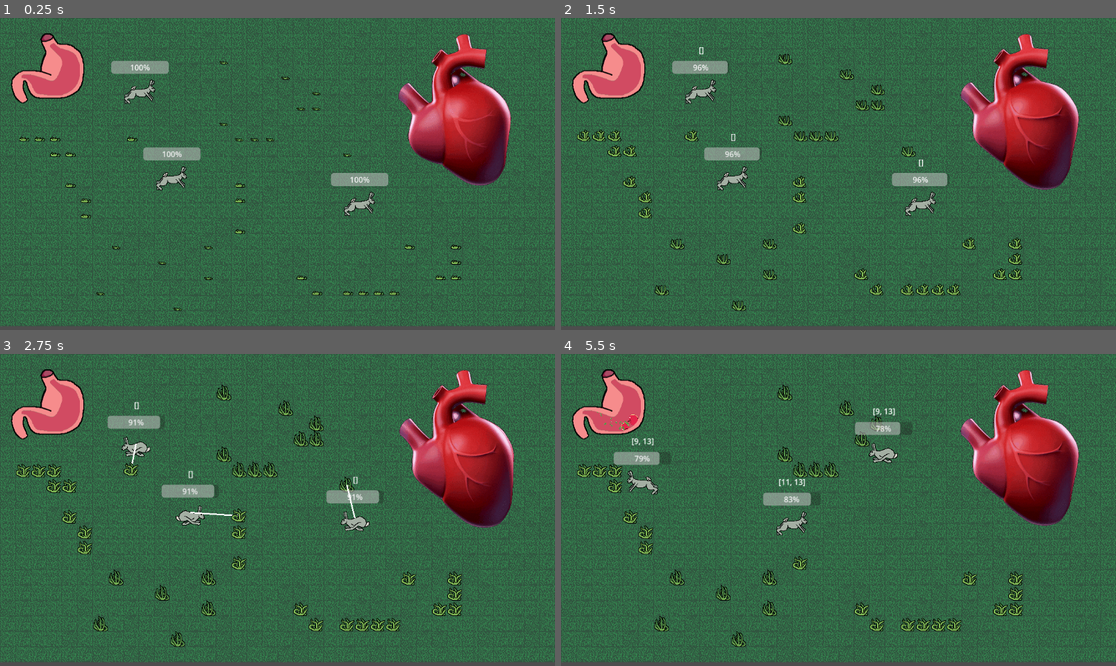
Above: before the commit, frames 1-4 (two rows, left to right).
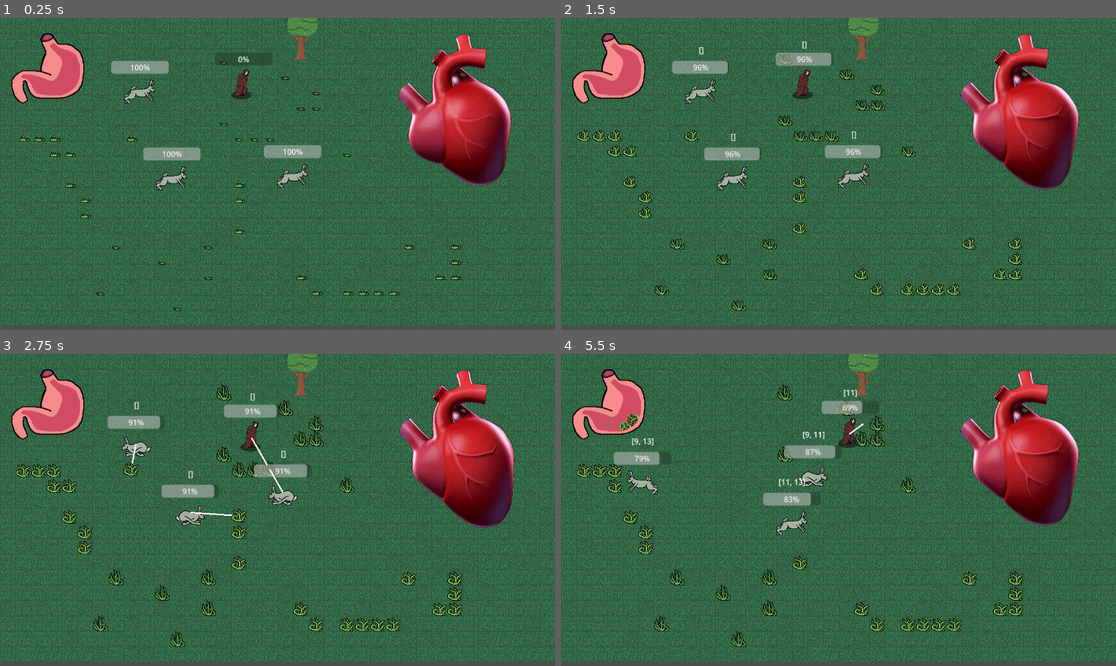
Above: after the commit, the same moments.

Repository: rundoom/Upraiser
Game: Godot game, scene res://creature/grass_test.tscn
The game is run twice, just before and just after one commit, with the same random seed, the same clock (stepped at 60 frames per second) and the same inputs. This scene is started directly instead of the project's main scene.
Inputs (mouse positions are in pixels of both pictures, inside the frame that each line leads up to):
- Up to frame 1 (0.25 s): no input
- Up to frame 2 (1.5 s): move the mouse to (733, 174) at 0.52 s; press the mouse at (733, 174) at 0.53 s; move the mouse to (921, 202) at 1.27 s; release the mouse at (921, 202) at 1.28 s; click (921, 202) at 1.35 s
- Up to frame 3 (2.75 s): move the mouse to (138, 425) at 2.02 s; press the mouse at (138, 425) at 2.03 s
- Up to frame 4 (5.5 s): move the mouse to (810, 572) at 2.77 s; release the mouse at (810, 572) at 2.78 s; click (810, 572) at 2.85 s; move the mouse to (1005, 556) at 3.52 s; press the mouse at (1005, 556) at 3.53 s; move the mouse to (672, 463) at 4.27 s; release the mouse at (672, 463) at 4.28 s; click (672, 463) at 4.35 s; move the mouse to (866, 510) at 5.02 s; press the mouse at (866, 510) at 5.03 s

The runs differ from the first frame. In frame 1, 1.9% of the frame differs, in the area x 38-70%, y 0-64%; in frame 2, 2.2%; in frame 3, 2.3%; in frame 4, 2.6%, in the area x 10-64%, y 0-45%.

Commit message:
Grass in stomach

Diff:
--- a/creature/grass_test.tscn
+++ b/creature/grass_test.tscn
@@ -1,16 +1,23 @@
-[gd_scene load_steps=3 format=3 uid="uid://b7a2rli5dy3lt"]
+[gd_scene load_steps=4 format=3 uid="uid://b7a2rli5dy3lt"]
 
 [ext_resource type="PackedScene" uid="uid://ddioxuyjm5vbt" path="res://world/world.tscn" id="1_mtl36"]
+[ext_resource type="PackedScene" uid="uid://qwv6cnpiias4" path="res://creature/npc/alfred.tscn" id="2_byhti"]
 [ext_resource type="PackedScene" uid="uid://8jif2hfscjrg" path="res://creature/rabbit.tscn" id="3_nh7pq"]
 
 [node name="WorldBase" instance=ExtResource("1_mtl36")]
+layer_1/tile_data = PackedInt32Array(131091, 3, 131072)
 layer_2/tile_data = PackedInt32Array(720901, 196612, 1, 917511, 196612, 0, 1048589, 196612, 0, 1114118, 196612, 0, 1179 …(669 unchanged characters)…
 
 [node name="Rabbit" parent="." index="3" instance=ExtResource("3_nh7pq")]
 position = Vector2(356.283, 326.896)
 
 [node name="Rabbit2" parent="." index="4" instance=ExtResource("3_nh7pq")]
-position = Vector2(746, 380)
+position = Vector2(607, 322)
 
 [node name="Rabbit3" parent="." index="5" instance=ExtResource("3_nh7pq")]
 position = Vector2(290, 147)
+
+[node name="Alfred" parent="." index="6" instance=ExtResource("2_byhti")]
+position = Vector2(503.205, 140.963)
+
+[connection signal="ready" from="Tree" to="Tree" method="toggle_obstacle" flags=18]
--- /dev/null
+++ b/food_for_stomach2.tscn
@@ -0,0 +1,58 @@
+[gd_scene load_steps=8 format=3 uid="uid://bg6sno0tx8d3k"]
+
+[ext_resource type="PackedScene" uid="uid://cinitjid5qfc7" path="res://general/food_for_stomach.tscn" id="1_puu7g"]
+[ext_resource type="Shader" path="res://general/dissolve.gdshader" id="2_qgjg8"]
+[ext_resource type="Texture2D" uid="uid://bjj08gefq1voq" path="res://general/RadialGradient.png" id="3_0ijri"]
+[ext_resource type="Texture2D" uid="uid://w3cikvg7x277" path="res://world/трава(готовая).png" id="4_meuf4"]
+
+[sub_resource type="CircleShape2D" id="CircleShape2D_l0wp8"]
+resource_local_to_scene = true
+radius = 12.0
+
+[sub_resource type="ShaderMaterial" id="ShaderMaterial_whvdf"]
+resource_local_to_scene = true
+shader = ExtResource("2_qgjg8")
+shader_parameter/dissolveState = 0.0
+shader_parameter/border = Color(0.756863, 0.996078, 0.301961, 1)
+shader_parameter/border_ticc = 0.05
+shader_parameter/noise = ExtResource("3_0ijri")
+
+[sub_resource type="ParticleProcessMaterial" id="ParticleProcessMaterial_goa6u"]
+resource_local_to_scene = true
+emission_shape = 2
+emission_sphere_radius = 12.0
+direction = Vector3(0, 0, 0)
+gravity = Vector3(0, -50, 0)
+scale_min = 0.03
+scale_max = 0.06
+color = Color(1, 1, 1, 0.556863)
+
+[node name="FoodForStomach" instance=ExtResource("1_puu7g")]
+
+[node name="CollisionShape2D" parent="." index="0"]
+shape = SubResource("CircleShape2D_l0wp8")
+
+[node name="SubViewportContainer" parent="." index="2"]
+material = SubResource("ShaderMaterial_whvdf")
+anchors_preset = 8
+anchor_left = 0.5
+anchor_top = 0.5
+anchor_right = 0.5
+anchor_bottom = 0.5
+offset_left = -15.0
+offset_top = -16.0
+offset_right = 15.0
+offset_bottom = 16.0
+grow_horizontal = 2
+grow_vertical = 2
+scale = Vector2(1, 1)
+
+[node name="SubViewport" parent="SubViewportContainer" index="0"]
+size = Vector2i(30, 32)
+
+[node name="Sprite2D" parent="SubViewportContainer/SubViewport" index="0"]
+texture = ExtResource("4_meuf4")
+region_rect = Rect2(2, 0, 30, 32)
+
+[node name="Bubbles" parent="." index="3"]
+process_material = SubResource("ParticleProcessMaterial_goa6u")
--- a/general/food_for_stomach.gd
+++ b/general/food_for_stomach.gd
@@ -3,11 +3,47 @@
 
 
 @onready var animation_player: AnimationPlayer = $AnimationPlayer
+@onready var sprite_2d: Sprite2D = $SubViewportContainer/SubViewport/Sprite2D
+
+
+@export_group("image")
+@export var food_image: Texture2D:
+	set(val):
+		food_image = val
+		sprite_2d.texture = food_image
+
+@export var viewport_scale: Vector2:
+	set(val):
+		viewport_scale = val
+		$SubViewportContainer.scale = viewport_scale
+
+@export var food_image_region: Rect2:
+	set(val):
+		food_image_region = val
+		sprite_2d.region_rect = food_image_region
+
+
+@export var food_image_size: Vector2:
+	set(val):
+		food_image_size = val
+		$SubViewportContainer.size = val
+
+@export var food_image_position: Vector2:
+	set(val):
+		food_image_position = val
+		$SubViewportContainer.position = val
+
+@export_group("", "")
 
 @onready var bubbles := $Bubbles
 @onready var food_represented: Food:
 	set(val):
 		food_represented = val
+		food_image = val.image_sprite
+		viewport_scale = val.image_region_scale
+		food_image_region = val.image_region_rect
+		food_image_size = val.image_size
+		food_image_position = (-val.image_size / 2) * val.image_region_scale
 		val.volume_changed.connect(volume_changed)
 		volume_changed(val.volume, val.MAX_VOLUME)
 
--- a/general/food_for_stomach.tscn
+++ b/general/food_for_stomach.tscn
@@ -4,7 +4,7 @@
 [ext_resource type="Shader" path="res://general/dissolve.gdshader" id="1_rjp4b"]
 [ext_resource type="Texture2D" uid="uid://bjj08gefq1voq" path="res://general/RadialGradient.png" id="2_ers48"]
 [ext_resource type="Texture2D" uid="uid://ce5qdsrdt1612" path="res://general/bub.png" id="4_7ila8"]
-[ext_resource type="Texture2D" uid="uid://bxtq4rqca4yhp" path="res://out/apple4.png" id="4_ov5cw"]
+[ext_resource type="Texture2D" uid="uid://bxtq4rqca4yhp" path="res://loot/apple4big.png" id="4_aguyt"]
 
 [sub_resource type="CircleShape2D" id="CircleShape2D_4ajad"]
 resource_local_to_scene = true
@@ -167,11 +167,19 @@
 
 [node name="SubViewportContainer" type="SubViewportContainer" parent="."]
 material = SubResource("ShaderMaterial_wj5tq")
+anchors_preset = 8
+anchor_left = 0.5
+anchor_top = 0.5
+anchor_right = 0.5
+anchor_bottom = 0.5
 offset_left = -11.4
 offset_top = -11.8
 offset_right = 102.6
 offset_bottom = 106.2
+grow_horizontal = 2
+grow_vertical = 2
 scale = Vector2(0.2, 0.2)
+stretch = true
 
 [node name="SubViewport" type="SubViewport" parent="SubViewportContainer"]
 disable_3d = true
@@ -181,9 +189,10 @@
 render_target_update_mode = 4
 
 [node name="Sprite2D" type="Sprite2D" parent="SubViewportContainer/SubViewport"]
-texture = ExtResource("4_ov5cw")
+texture = ExtResource("4_aguyt")
 centered = false
-region_rect = Rect2(153, 153, 16, 16)
+region_enabled = true
+region_rect = Rect2(0, 0, 114, 118)
 
 [node name="Bubbles" type="GPUParticles2D" parent="."]
 amount = 25
--- a/loot/fruit.tscn
+++ b/loot/fruit.tscn
@@ -5,7 +5,7 @@
 [ext_resource type="PackedScene" uid="uid://cu8hvlvwa1ila" path="res://loot/food.tscn" id="1_u7pv3"]
 [ext_resource type="Texture2D" uid="uid://bn7t3lfpcgd78" path="res://loot/apple2.png" id="2_jj8gs"]
 [ext_resource type="Texture2D" uid="uid://bk1ae7winhqnb" path="res://loot/apple3.png" id="3_jummf"]
-[ext_resource type="Texture2D" uid="uid://bxtq4rqca4yhp" path="res://out/apple4.png" id="4_iekmu"]
+[ext_resource type="Texture2D" uid="uid://bxtq4rqca4yhp" path="res://loot/apple4big.png" id="6_umkm3"]
 
 [sub_resource type="SpriteFrames" id="SpriteFrames_d28tg"]
 animations = [{
@@ -20,7 +20,7 @@
 "texture": ExtResource("3_jummf")
 }, {
 "duration": 1.0,
-"texture": ExtResource("4_iekmu")
+"texture": ExtResource("6_umkm3")
 }],
 "loop": true,
 "name": &"grow",
@@ -248,6 +248,9 @@
 
 [node name="Sprite2D" parent="." index="1"]
 visible = false
+scale = Vector2(0.2, 0.2)
+texture = ExtResource("6_umkm3")
+region_rect = Rect2(0, 0, 114, 118)
 
 [node name="CurrentImg" type="AnimatedSprite2D" parent="." index="2"]
 scale = Vector2(0.05, 0.05)
--- a/loot/loot.gd
+++ b/loot/loot.gd
@@ -12,3 +12,19 @@
 
 
 @export var item_name := "untitled_item"
+
+var image_sprite: Texture2D:
+	get:
+		return $Sprite2D.texture
+
+var image_region_rect:
+	get:
+		return $Sprite2D.region_rect
+
+var image_region_scale:
+	get:
+		return $Sprite2D.scale
+
+var image_size:
+	get:
+		return Vector2($Sprite2D.region_rect.size.x, $Sprite2D.region_rect.size.y)
Renamed: loot/apple4.png -> loot/apple4big.png
Not shown, changed: loot/apple4big.png.import
